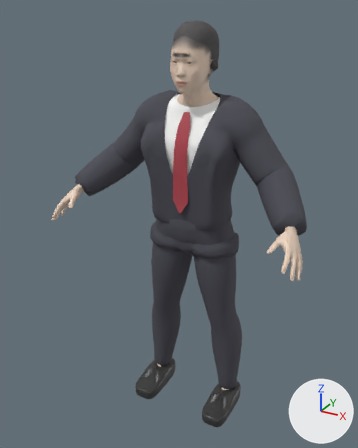
The glTF model assets/people/prof_oni.glb as it was, and as the next commit left it.
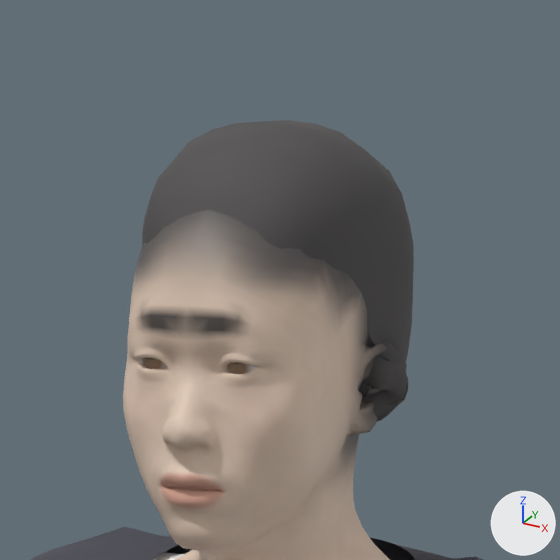
Each version is shown whole from a 50 mm lens placed at (0.942, -1.878, 1.884), pointed at (-0.038, -0.096, 0.992), then close up on the part from 42% to 68% of the width and 0% to 21% of the height. Arrows for +X, +Y and +Z are at lower right; the lights stay in place. The last two pictures show the newer version. Vertices at exactly the same position are counted once.

Names of what the first close-up shows: 'Body', 'Hair', 'Outer' and 1 more.
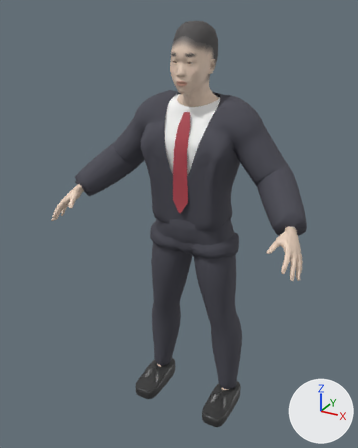
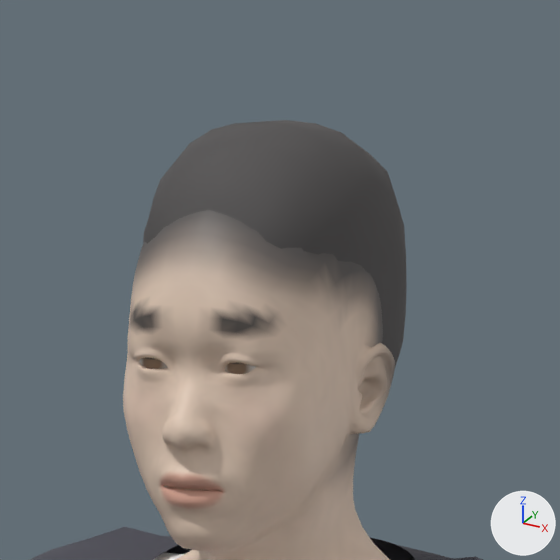
Location of each change, (x1, y1, x2, y2) in pixels of the close-ups (560 x 560 px):
'Hair', reshaped
    before: (142, 120, 414, 421)
    after: (143, 120, 407, 367)
part 1 of me_body, edited (looks the same)
    both: (128, 274, 360, 504)
part 2 of me_body, recoloured
    before: (136, 253, 387, 461)
    after: (136, 253, 395, 461)
part 3 of me_body, recoloured
    both: (163, 295, 383, 445)
part 4 of me_body, edited (looks the same)
    both: (133, 210, 361, 457)
part 5 of me_hair, cut back
    before: (142, 130, 211, 246)
    after: (143, 130, 211, 243)
part 6 of me_hair, cut back
    before: (303, 161, 414, 421)
    after: (303, 161, 407, 367)

What changed in the scene script:
```text
Change me_body:
    where me_body.from_pydata(...)  # 8808 vertices, 17226 faces; spans x -0.57..0.57, y -0.37..0.11, z 0.07..1.81
    used by ob_body; location = (0.0, 0.0, 0.0)
    me_body part 1: 729 faces centred in x -0.08..0.08, y -0.15..-0.01, z 1.6..1.74 are repainted in the vertex colours; the middle colour goes from beige #e5cdb9 to beige #e8cfbb
    me_body part 2: 756 faces centred in x -0.09..0.09, y -0.15..0.0, z 1.61..1.76 are repainted in the vertex colours; the middle colour goes from dark grey #595553 to beige #c9b4a4
    me_body part 3: 627 faces centred in x -0.09..0.09, y -0.15..-0.04, z 1.64..1.72 are repainted in the vertex colours; the middle colour goes from grey #847971 to beige #e2cbb7
    me_body part 4: 430 faces centred in x -0.09..0.09, y -0.15..0.02, z 1.62..1.79 are repainted in the vertex colours; the middle colour goes from dark grey #514e4e to dark grey #6d6561
Change me_hair:
    used by ob_hair; location = (0.0, 0.0, 0.0)
    remove me_hair.from_pydata(...)  # 710 vertices, 1276 faces; spans x -0.102..0.102, y -0.125..0.079, z 1.635..1.832
    add me_hair.from_pydata(...)  # 286 vertices, 496 faces; spans x -0.075..0.075, y -0.125..0.079, z 1.635..1.832
    me_hair part 5: 47 vertices moved from x -0.086..-0.047, y -0.109..0.051, z 1.637..1.819 to x -0.075..-0.047, y -0.109..0.051, z 1.637..1.818; 234 vertices removed from x -0.102..-0.057, y -0.106..0.002, z 1.638..1.765; 22 vertices added at x -0.073..-0.057, y -0.106..-0.001, z 1.642..1.764
    me_hair part 6: 47 vertices moved from x 0.047..0.086, y -0.109..0.051, z 1.637..1.819 to x 0.047..0.075, y -0.109..0.051, z 1.637..1.818; 234 vertices removed from x 0.057..0.102, y -0.106..0.002, z 1.638..1.765; 22 vertices added at x 0.057..0.073, y -0.106..-0.001, z 1.642..1.764
```
